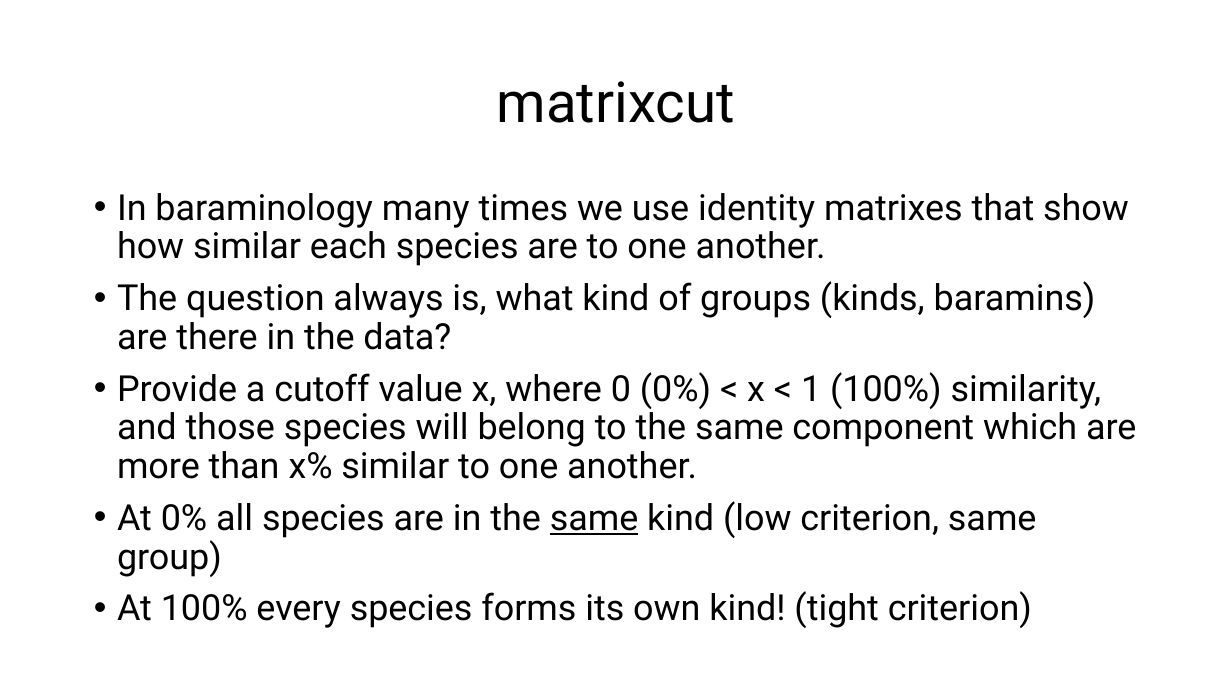
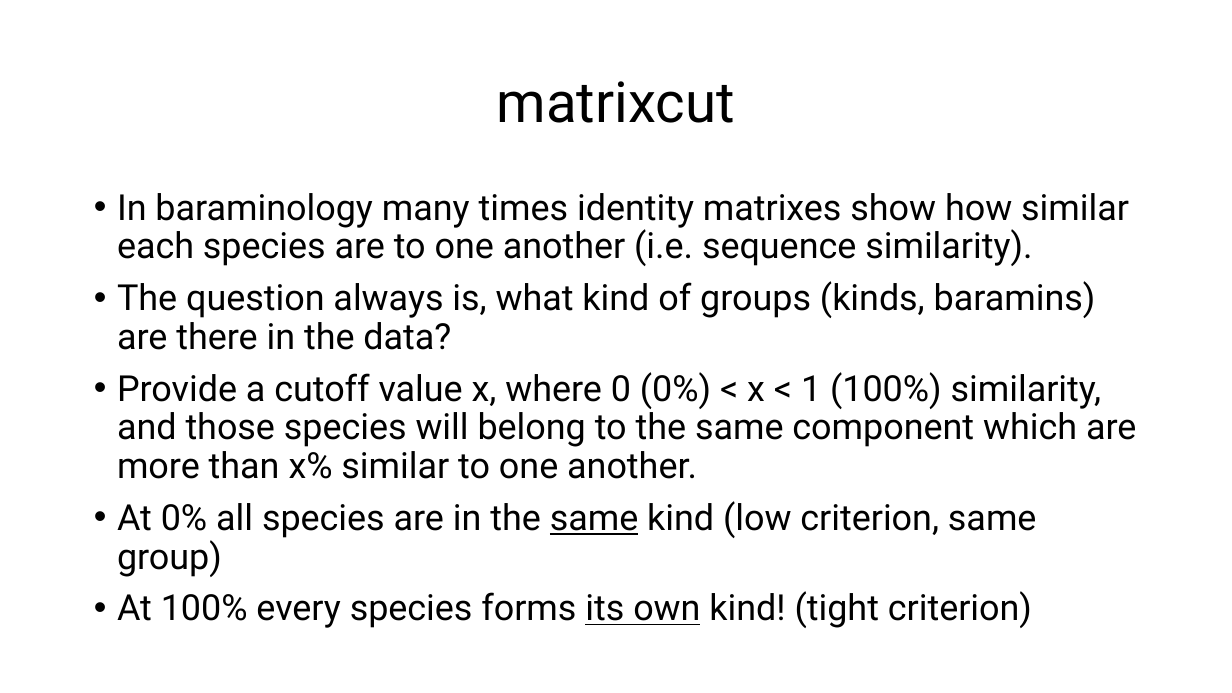
Before and after one commit to csmatyi/crs2025, a slide deck: slide 24 of CRS2025_R_workshop.pptx (slide 22 before the commit). Drawn at 1232x693 pixels with LibreOffice and Linux fonts; fonts in the diff are those of the drawing. Boxes give left, top, right and bottom in pixels: in the first picture for what was removed or moved away, otherwise in the second. Text is boxed around its words. In the diff, an @@ line names an element or a change of style, - is before the commit and + after.

```diff
--- a/CRS2025_R_workshop.pptx
+++ b/CRS2025_R_workshop.pptx
@@ text at [117, 193, 1129, 266]: text changed @@
-• In baraminology many times we use identity matrixes that show how similar each species are to one another.
+• In baraminology many times identity matrixes show how similar each species are to one another (i.e. sequence similarity).
@@ text at [117, 591, 1032, 628]: underline on in "its own" @@
```
Also in this commit, not shown: 11 other slides changed, 3 slides added, 1 slide removed, 3 other files.
